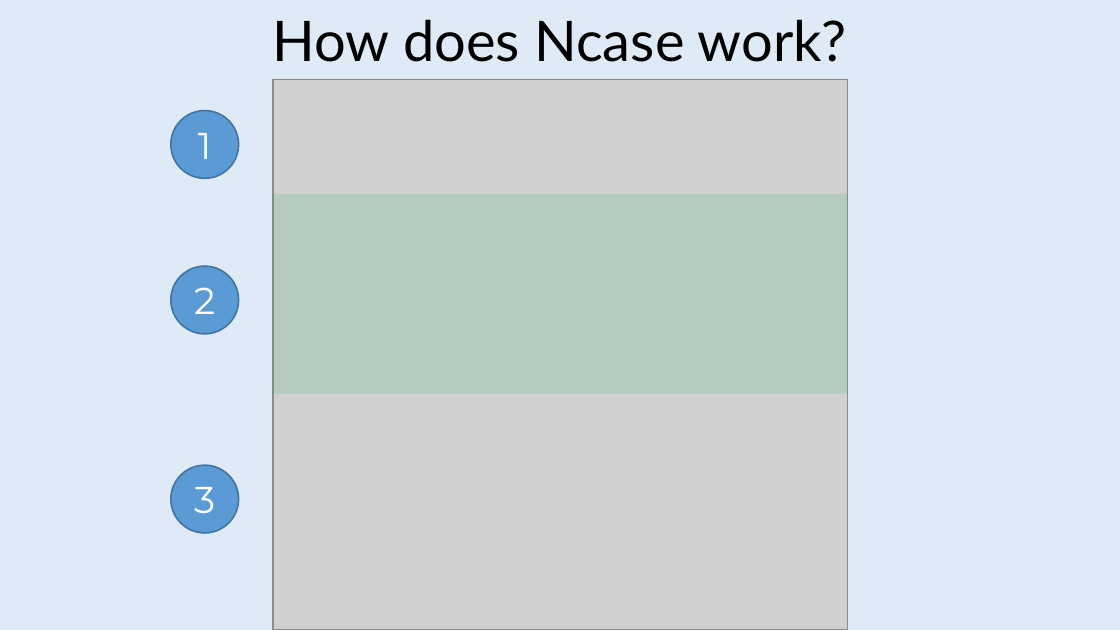
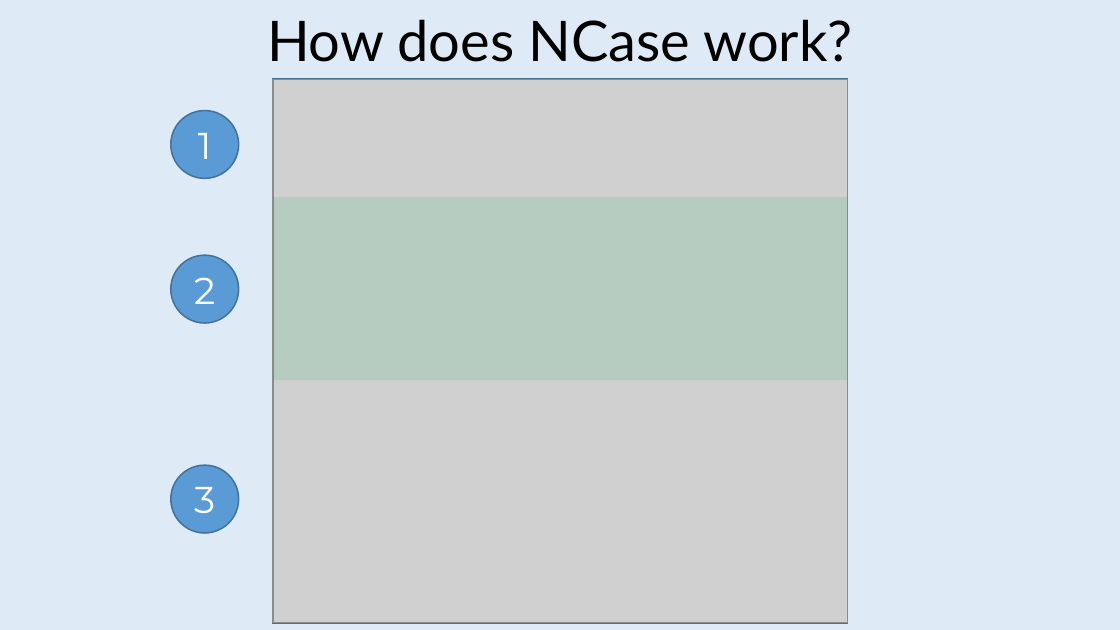
Before and after one commit to jeromerg/NCase, a slide deck: slide 13 of src/Documentation/Slides/Slides.pptx (slide 12 before the commit). Drawn at 1120x630 pixels with LibreOffice and Linux fonts; fonts in the diff are those of the drawing; grey boxes stand for pictures. Boxes give left, top, right and bottom in pixels: in the first picture for what was removed or moved away, otherwise in the second. Text is boxed around its words. In the diff, an @@ line names an element or a change of style, - is before the commit and + after.

```diff
--- a/src/Documentation/Slides/Slides.pptx
+++ b/src/Documentation/Slides/Slides.pptx
@@ text at [267,19,853,62]: text changed @@
-How does Ncase work?
+How does NCase work?
@@ picture: place and size @@
-picture at [273,80,848,630]
+picture at [273,80,848,624]
@@ rectangle added at [273,80,848,624], fill #FFFFFF, outline #43739E 1 pt @@
@@ rectangle: place and size @@
-rectangle at [273,194,848,393]
+rectangle at [273,197,848,381]
@@ ellipse "2": place and size @@
-ellipse "2" at [170,267,239,335]
+ellipse "2" at [170,255,239,324]
```
Also in this commit, not shown: 11 other slides changed, 9 slides added, 2 slides removed.
